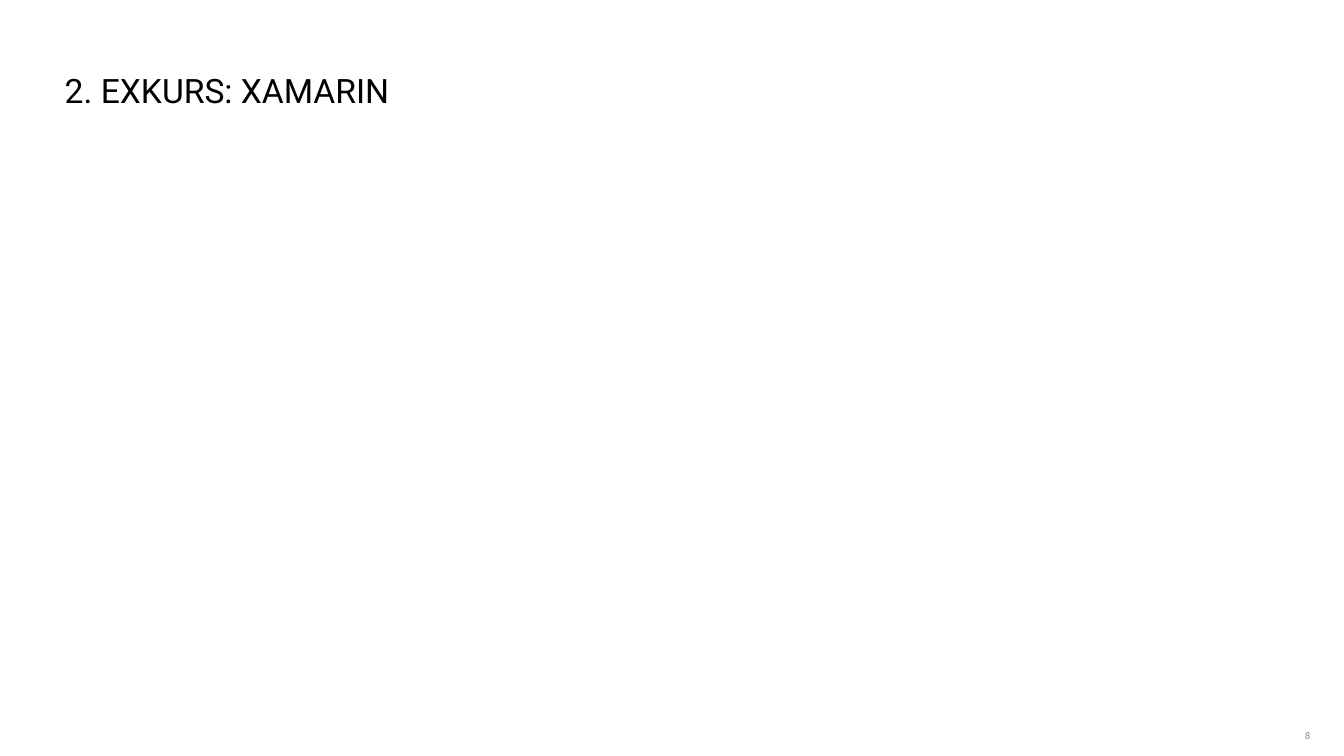
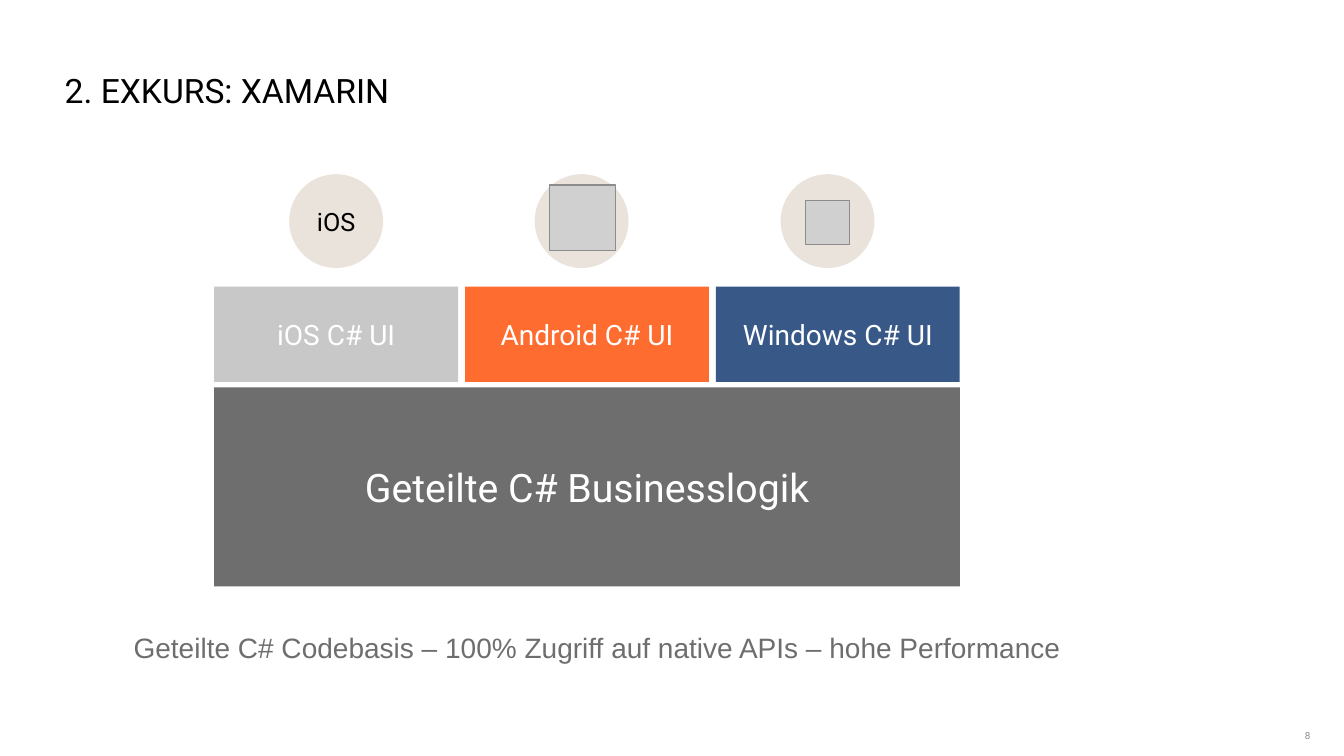
Before and after one commit to danielbeckmann/DotNETJumpStart, a slide deck: slide 8 of 06. Universal Windows Platform/Entwicklung einer App für die universelle Windows Plattform.pptx. Drawn at 1344x756 pixels with LibreOffice and Linux fonts; fonts in the diff are those of the drawing; grey boxes stand for pictures; background and template pictures are left out. Boxes give left, top, right and bottom in pixels: in the first picture for what was removed or moved away, otherwise in the second. Text is boxed around its words. In the diff, an @@ line names an element or a change of style, - is before the commit and + after.

```diff
--- a/06. Universal Windows Platform/Entwicklung einer App für die universelle Windows Plattform.pptx
+++ b/06. Universal Windows Platform/Entwicklung einer App für die universelle Windows Plattform.pptx
@@ ellipse added at <box>289,174,383,268</box>, fill #EAE3DB, 18 pt, text #000000 @@
+iOS
@@ ellipse added at <box>534,174,628,268</box>, fill #EAE3DB @@
@@ ellipse added at <box>780,174,874,268</box>, fill #EAE3DB @@
@@ picture added at <box>549,186,615,251</box> @@
@@ picture added at <box>806,201,850,245</box> @@
@@ rectangle added at <box>214,287,458,382</box>, fill #C8C8C8, 20 pt, text #FFFFFF @@
+iOS C# UI
@@ rectangle added at <box>465,287,709,382</box>, fill #FF6C2F, 20 pt, text #FFFFFF @@
+Android C# UI
@@ rectangle added at <box>716,287,960,382</box>, fill #385988, 20 pt, text #FFFFFF @@
+Windows C# UI
@@ rectangle added at <box>214,387,960,586</box>, fill #6E6E6E, 28 pt, text #FFFFFF @@
+Geteilte C# Businesslogik
@@ text added at <box>134,637,1059,663</box>, 20 pt, text #6E6E6E @@
+Geteilte C# Codebasis – 100% Zugriff auf native APIs – hohe Performance
```
Also in this commit, not shown: 1 other file.
